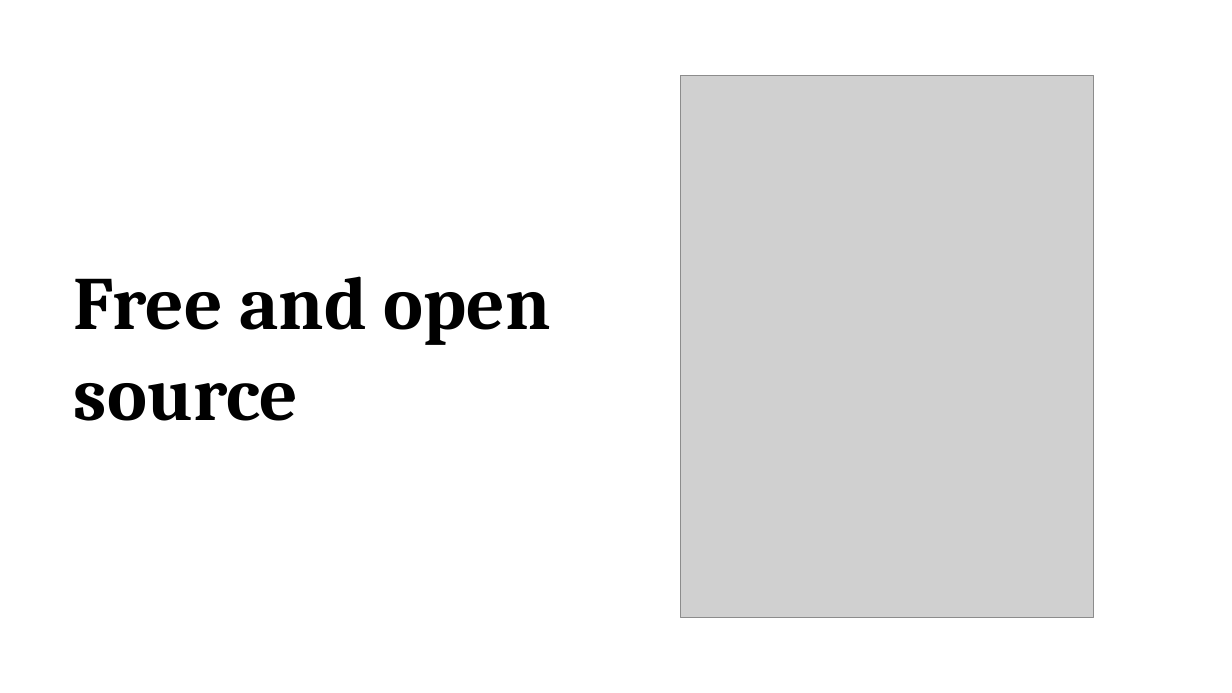
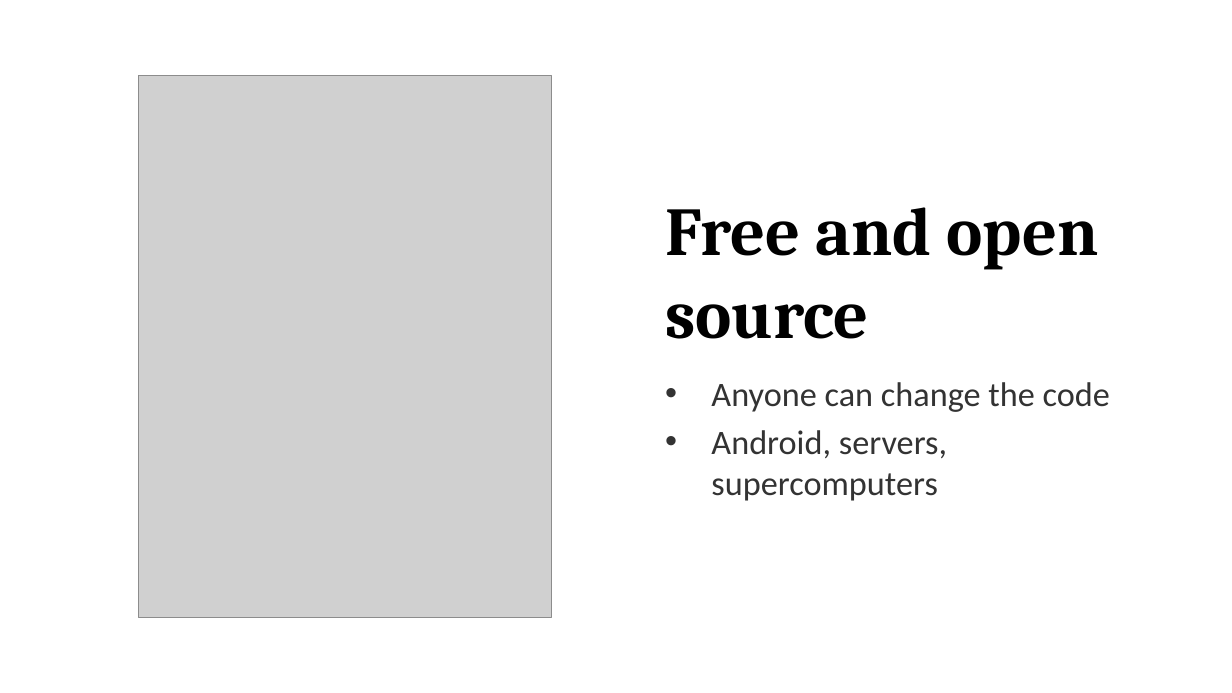
Before and after one commit to promilek2/Najs, a slide deck: slide 6 of Linus_Torvalds.pptx (slide 7 before the commit). Drawn at 1232x693 pixels with LibreOffice and Linux fonts; fonts in the diff are those of the drawing; grey boxes stand for pictures. Boxes give left, top, right and bottom in pixels: in the first picture for what was removed or moved away, otherwise in the second. Text is boxed around its words. In the diff, an @@ line names an element or a change of style, - is before the commit and + after.

```diff
--- a/Linus_Torvalds.pptx
+++ b/Linus_Torvalds.pptx
@@ picture: place and size @@
-picture at [680, 75, 1093, 617]
+picture at [138, 75, 551, 617]
@@ text added at [665, 207, 1110, 501], 20 pt, text #333333 @@
+Free and open source
+• Anyone can change the code
+• Android, servers, supercomputers
@@ text removed at [74, 276, 551, 421] @@
-Free and open source
```
Also in this commit, not shown: 5 other slides changed, 2 slides added, 2 slides removed, 2 other files.
